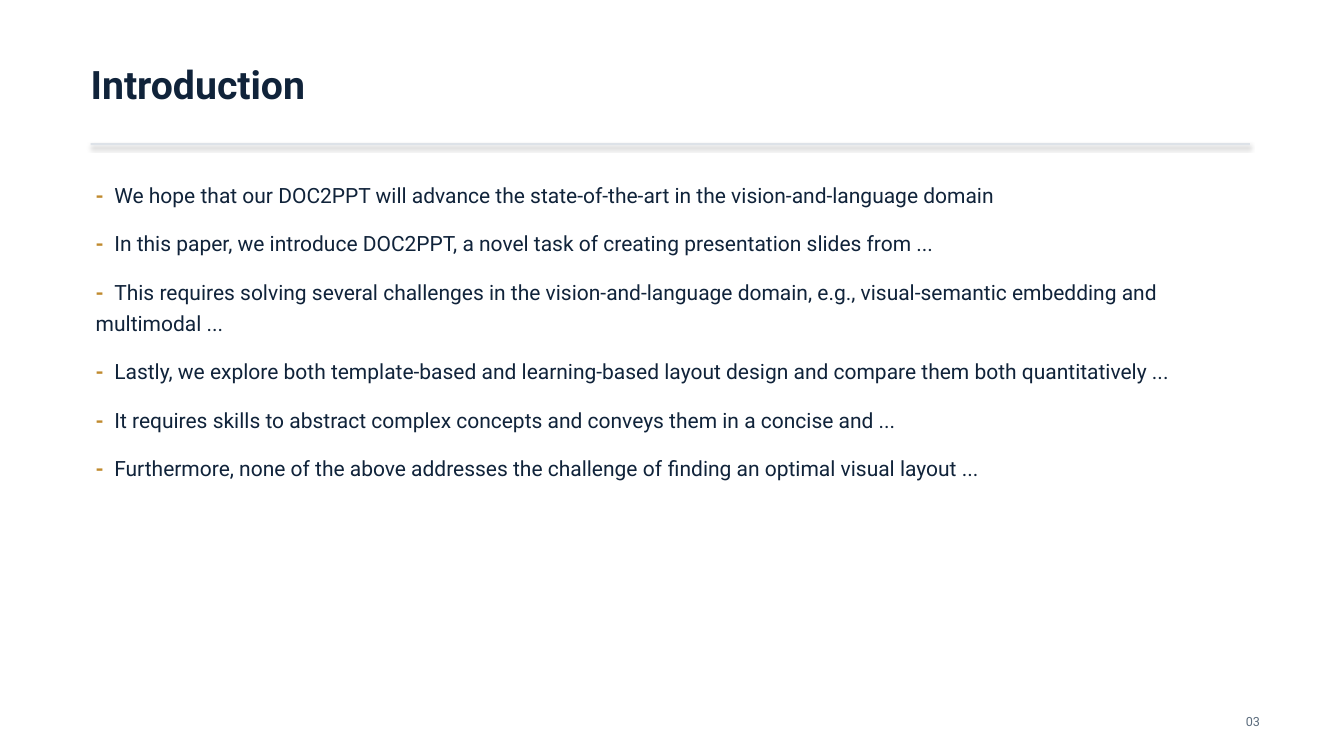
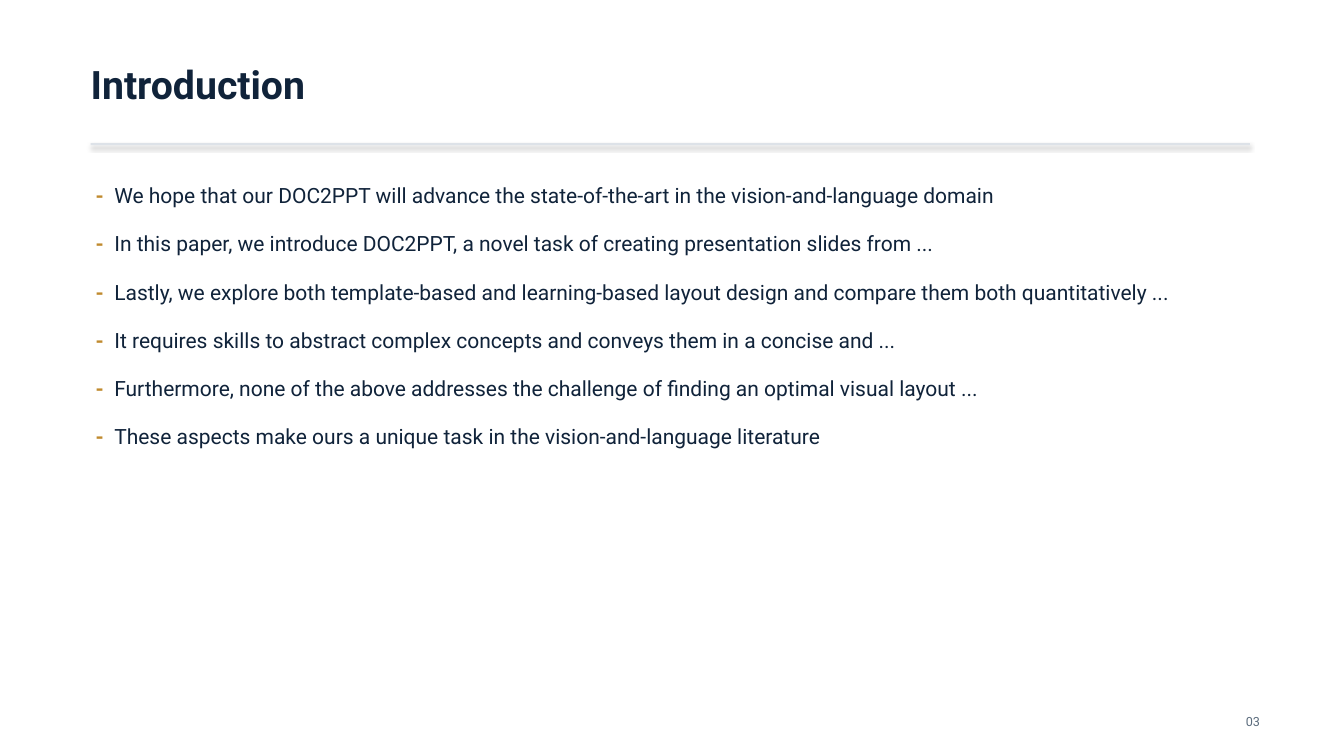
Before and after one commit to Mizuki0215/capstone-ppt-agent, a slide deck: slide 3 of out/DOC2PPT_2101.11796.pptx. Drawn at 1344x756 pixels with LibreOffice and Linux fonts; fonts in the diff are those of the drawing. Boxes give left, top, right and bottom in pixels: in the first picture for what was removed or moved away, otherwise in the second. Text is boxed around its words. In the diff, an @@ line names an element or a change of style, - is before the commit and + after.

```diff
--- a/out/DOC2PPT_2101.11796.pptx
+++ b/out/DOC2PPT_2101.11796.pptx
@@ text at (96, 284, 1157, 332): paragraph removed @@
-- This requires solving several challenges in the vision-and-language domain, e.g., visual-semantic embedding and multimodal ...
@@ text at (114, 380, 956, 449): text changed @@
-- Furthermore, none of the above addresses the challenge of ﬁnding an optimal visual layout ...
+- Furthermore, none of the above addresses the challenge of finding an optimal visual layout ...
+- These aspects make ours a unique task in the vision-and-language literature
```
Also in this commit, not shown: 4 other slides changed, 5 slides added, 2 slides removed, 19 other files.
